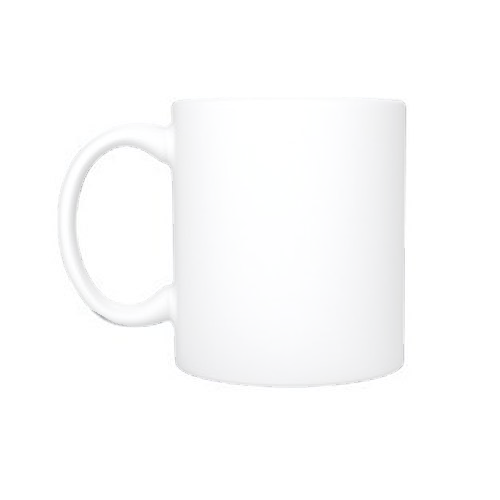
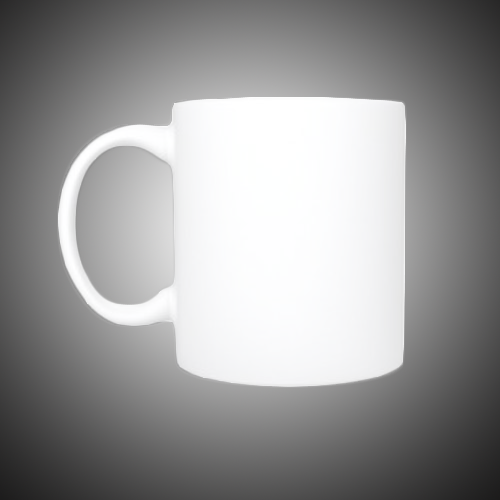
Layered file, before and after one edit (500 × 500). Changes by layer:
removed layer "Layer 3" (was 34%) over (55, 97, 405, 387)
removed layer "Layer 2" over (0, 0, 500, 500)
added layer "Layer 7" (30%) above "Layer 12" over (57, 97, 407, 388)
added layer "Layer 11" above "Layer 9" over (0, 0, 500, 500)
